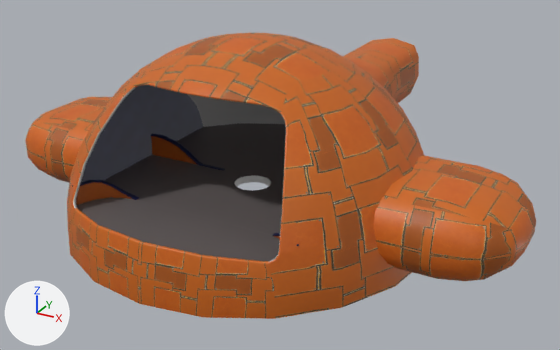
The FBX model Assets/Art/Environment/Ship/Ship/Ship_Top.fbx as it was, and as the next commit left it.
Before and after are seen from a 50 mm camera at (18.6, -31.0, 18.2) aimed at (-0.1, 3.1, 1.1). Arrows for +X, +Y and +Z are at lower left; the lights stay in place. Where no turn or scale is listed for an object, it has been applied to the vertices. Vertices at the same position are counted once.
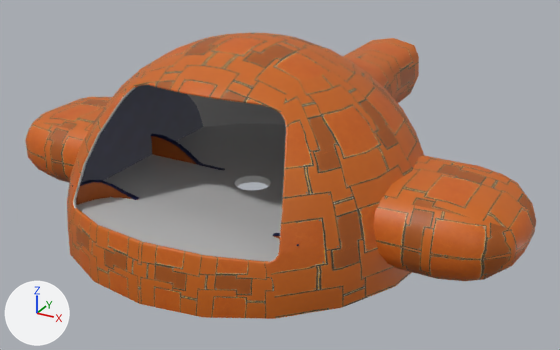
Diff of the bpy script that builds the scene:
```diff
--- a/Assets/Art/Environment/Ship/Ship/Ship_Top.fbx.py
+++ b/Assets/Art/Environment/Ship/Ship/Ship_Top.fbx.py
@@ mat_lambert13 @@
+mat_lambert13 = principled_material('lambert13')
+mat_lambert13.base_color = (0.5, 0.5, 0.5)  # grey #bcbcbc
@@ me_mesh_001 @@
 me_mesh_001.from_pydata(...)  # 420 vertices, 420 faces; spans x -9.1..9.1, y -9.0..9.1, z 1.5..2.1
 # used by ob_polysurface74; location = (0.0, 0.0, 0.0)
+# me_mesh_001 part 1: all 242 faces centred in x -6.4..6.4, y -8.9..7.8, z 1.9..2.1 switch from mat_trimsheet_2material4 (picture img_trimsheet_png) to mat_lambert13 (grey #bcbcbc)
+# me_mesh_001 part 2: texture (UV) coordinates of 56 of 420 faces, centred in x -6.4..6.4, y -6.2..7.8, z 1.9, changed; they spanned u 0.06..0.96, v 0.78..1.0 and now span u 0.4..0.6, v 0.38..0.62
 me_mesh_001.materials.append(mat_metalpatch)
```

Pixel boxes [x1, y1, x2, y2] of what changed, in the pictures (560 x 350 px):
'polySurface74', recoloured, surface changed
    both: [77, 123, 286, 261]
part 1 of me_mesh_001, recoloured
    both: [77, 175, 280, 261]
part 2 of me_mesh_001, surface changed
    both: [103, 123, 286, 235]
